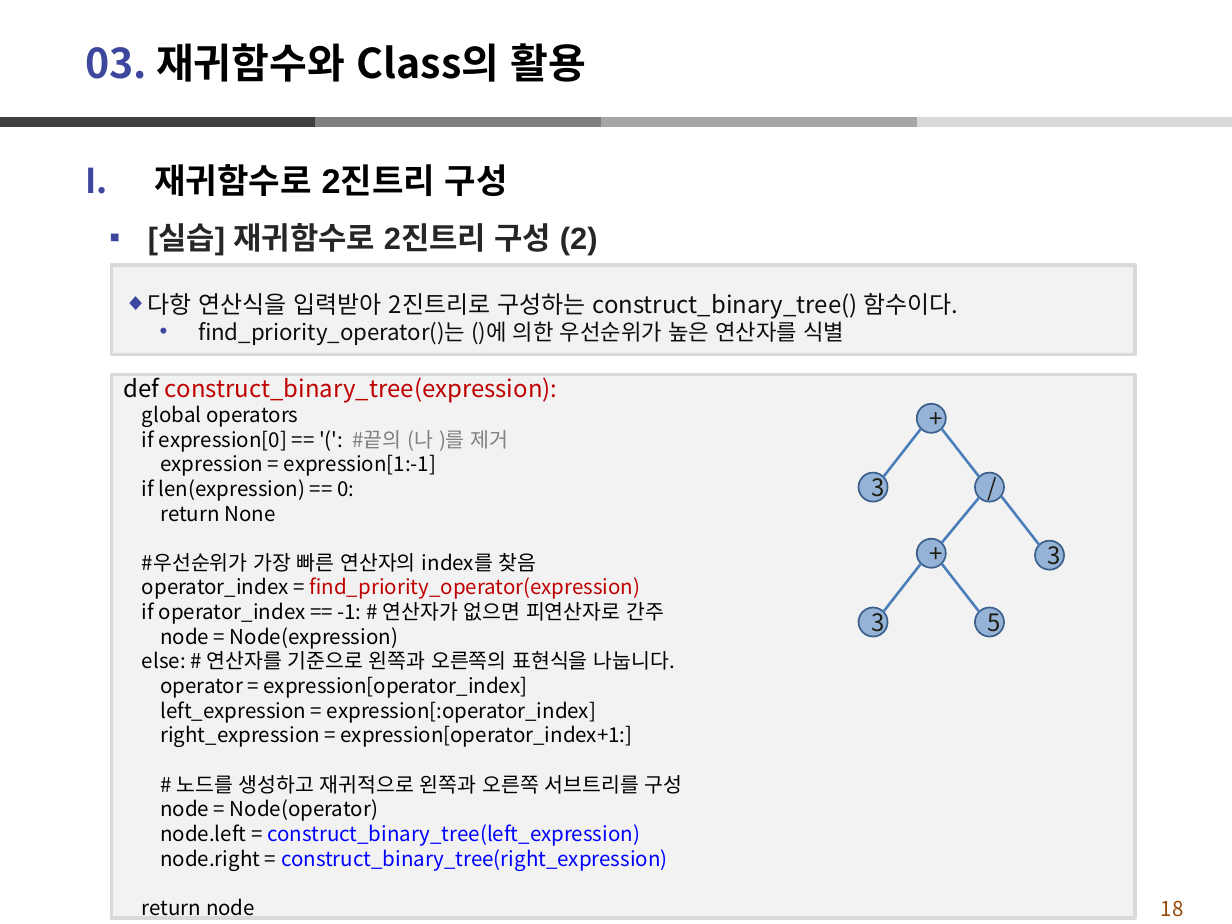
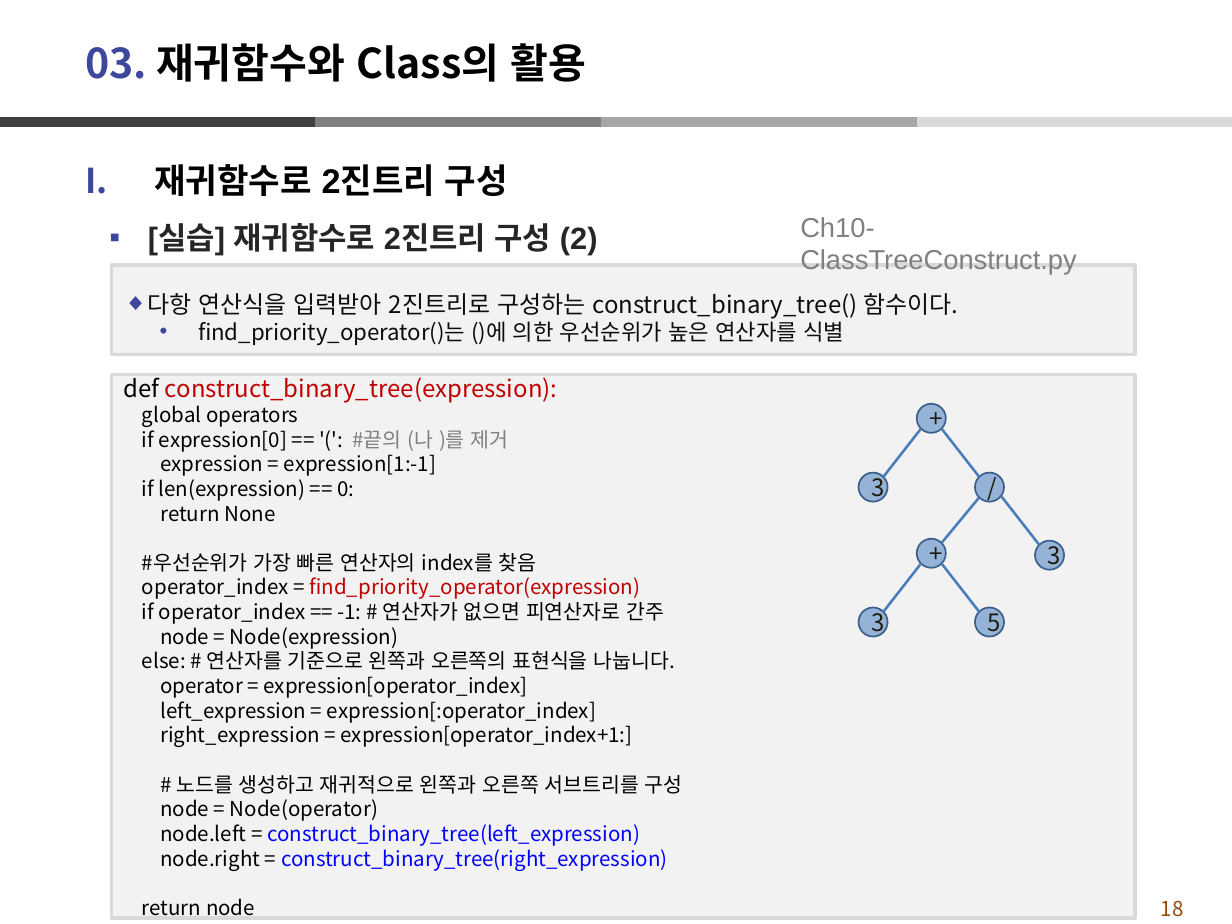
Before and after one commit to dndxor/BCPy, a slide deck: slide 18 of Ch10-재귀함수활용_Class.pptx. Drawn at 1232x924 pixels with LibreOffice and Linux fonts; fonts in the diff are those of the drawing. Boxes give left, top, right and bottom in pixels: in the first picture for what was removed or moved away, otherwise in the second. Text is boxed around its words. In the diff, an @@ line names an element or a change of style, - is before the commit and + after.

```diff
--- a/Ch10-재귀함수활용_Class.pptx
+++ b/Ch10-재귀함수활용_Class.pptx
@@ text added at <box>800,217,1077,275</box>, 16 pt, text #808080 @@
+Ch10-ClassTreeConstruct.py
```
Also in this commit, not shown: 5 other slides changed, 24 other files.
